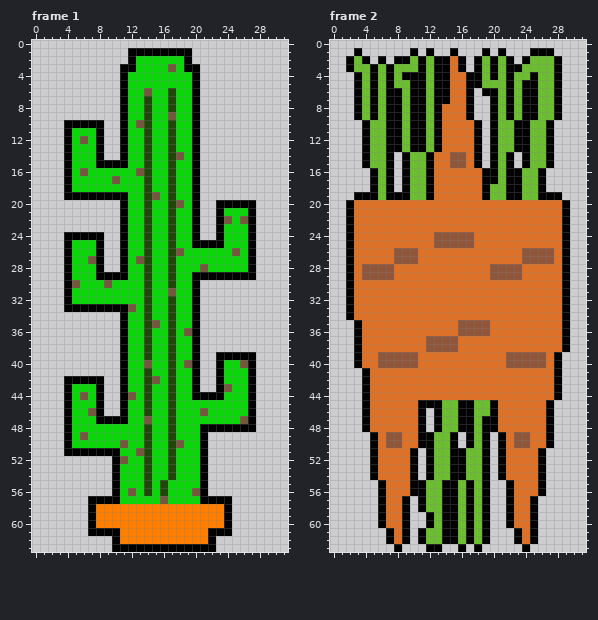
Two versions of one pixel-art file, assets/perry_llama/enemy_height_32_64.aseprite. Above is the file before it was changed.
32x64 pixels, 4 frames. Shown: frame 1, frame 2. The commit also changed other frames, which this record leaves out.
Once edited:
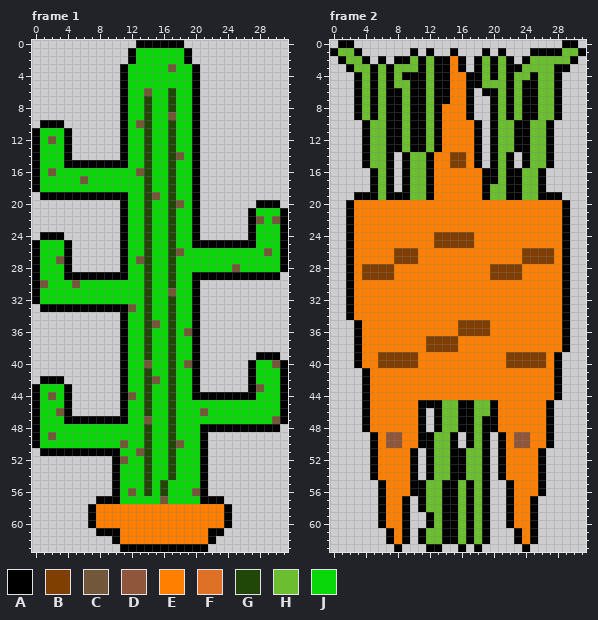
Palette (. is transparent): A #000000  B #7f3f00  C #73573b  D #8f563b  E #ff7f00  F #df7126  G #204608  H #6abe30  J #0ad70a
Diff:
layer "Layer 2" now hidden
layer "Layer 5" now hidden
layer "Merged Layer" added
layer "outline" removed
Changed rows in their new state; - is an unchanged pixel.
Frame 1:
first column x 12:
 0 -AAAAAA-
 1 -JJJJJJ-
 3 J------J
first column x 0:
10 -AAA.....-----------------------
11 AJJJ-....-----------------------
12 AJCJ-....-----------------------
13 AJJJ-....-----------------------
14 AJJJ-....-----------------------
15 AJJJ-AAA------------------------
16 AJCJJ-J-------------------------
17 AJJJJ-C---J---------------------
18 AJJJJ---------------------------
19 -AAA----------------------------
20 -----------------------.....AAA-
21 -----------------------....-JJJA
22 -----------------------....-CJCA
23 -----------------------....-JJJA
24 -AAA.....--------------....-JJJA
25 AJJJ-....---------------AAA-JJJA
26 AJJJ-....----------------J-JJCJA
27 AJJC-....------------------JJJJA
28 AJJJ-....------------J---C-JJJJA
29 AJJJ-AAA--------------------AAA-
30 ACJJJ----J----------------------
31 AJJJJ---------------------------
32 AJJJJ---------------------------
33 -AAA----------------------------
first column x 0:
39 -----------------------.....AAA-
40 -----------------------....-JJCA
41 -----------------------....-JJJA
42 -AAA.....--------------....-JJJA
43 AJJJ-....--------------....-CJJA
44 AJCJ-....---------------AAA-JJJA
45 AJJJ-....------------------JJJJA
46 AJJC-....------------------JJJJA
47 AJJJ-AAA------------------JJJJCA
48 AJJJJ-----------------------AAA-
49 AJCJJ-J-------------------------
50 AJJJJ---------------------------
51 -AAA----------------------------
first column x 7:
57 .----------------.
first column x 7:
61 .----------------.
63 ---.-----------.--
Frame 2, layer "Merged Layer":
first column x 0:
 0 -AA--------------------------AA-
 1 AHH-------------------------AHHA
 2 -AH------------E------------HHA-
 3 ---------------E-------------A--
 4 ---------------EE---------------
 5 ---------------EE---------------
 6 ---------------EE---------------
 7 ---------------EE---------------
 8 --------------EEE---------------
 9 --------------EEE---------------
10 --------------EEEE--------------
11 --------------EEEE--------------
12 --------------EEEE--------------
13 --------------EEEE--------------
14 -------------EEBBE--------------
15 -------------EEBBE--------------
16 -------------EEEEEE-------------
17 -------------EEEEEE-------------
18 -------------EEEEEE-------------
19 -------------EEEEEE-------------
20 ---EEEEEEEEEEEEEEEEEEEEEEEEEE---
21 ---EEEEEEEEEEEEEEEEEEEEEEEEEE---
22 ---EEEEEEEEEEEEEEEEEEEEEEEEEE---
23 ---EEEEEEEEEEEEEEEEEEEEEEEEEE---
24 ---EEEEEEEEEEBBBBBEEEEEEEEEEE---
25 ---EEEEEEEEEEBBBBBEEEEEEEEEEE---
26 ---EEEEEBBBEEEEEEEEEEEEEBBBBE---
27 ---EEEEEBBBEEEEEEEEEEEEEBBBBE---
28 ---EBBBBEEEEEEEEEEEEBBBBEEEEE---
29 ---EBBBBEEEEEEEEEEEEBBBBEEEEE---
30 ---EEEEEEEEEEEEEEEEEEEEEEEEEE---
31 ---EEEEEEEEEEEEEEEEEEEEEEEEEE---
32 ---EEEEEEEEEEEEEEEEEEEEEEEEEE---
33 ---EEEEEEEEEEEEEEEEEEEEEEEEEE---
34 ---EEEEEEEEEEEEEEEEEEEEEEEEEE---
35 ----EEEEEEEEEEEEBBBBEEEEEEEEE---
36 ----EEEEEEEEEEEEBBBBEEEEEEEEE---
37 ----EEEEEEEEBBBBEEEEEEEEEEEEE---
38 ----EEEEEEEEBBBBEEEEEEEEEEEEE---
39 ----EEBBBBBEEEEEEEEEEEBBBBBE----
40 ----EEBBBBBEEEEEEEEEEEBBBBBE----
41 -----EEEEEEEEEEEEEEEEEEEEEEE----
42 -----EEEEEEEEEEEEEEEEEEEEEEE----
43 -----EEEEEEEEEEEEEEEEEEEEEEE----
44 -----EEEEEEEEEEEEEEEEEEEEEEE----
45 -----EEEEEE----------EEEEEE-----
46 -----EEEEEE----------EEEEEE-----
47 -----EEEEEE----------EEEEEE-----
48 -----EEEEEE----------EEEEEE-----
49 ------E--EE-----------E--EE-----
50 ------E--EE-----------E--EE-----
51 ------EEEE------------EEEE------
52 ------EEEE------------EEEE------
53 ------EEEE------------EEEE------
54 ------EEEE------------EEEE------
55 -------EEE-------------EEE------
56 -------EEE-------------EEE------
57 -------EE--------------EE-------
58 -------EE--------------EE-------
59 -------EE--------------EE-------
60 -------EE--------------EE-------
61 --------E---------------E-------
62 --------E---------------E-------
